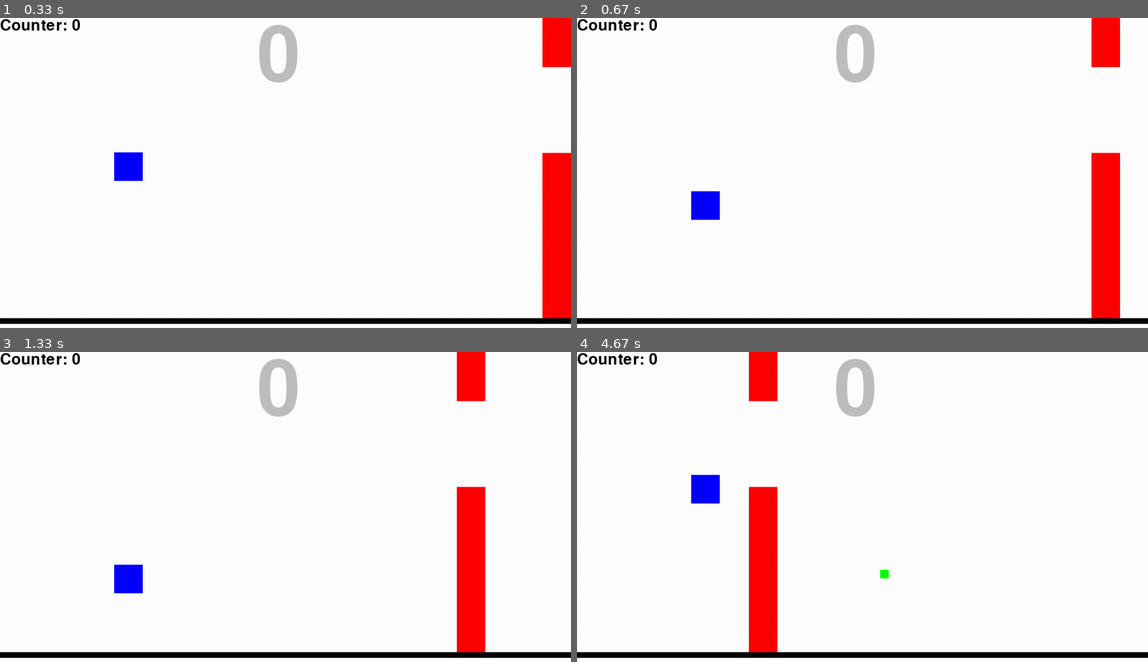
Above: before the commit, frames 1-4 (two rows, left to right).
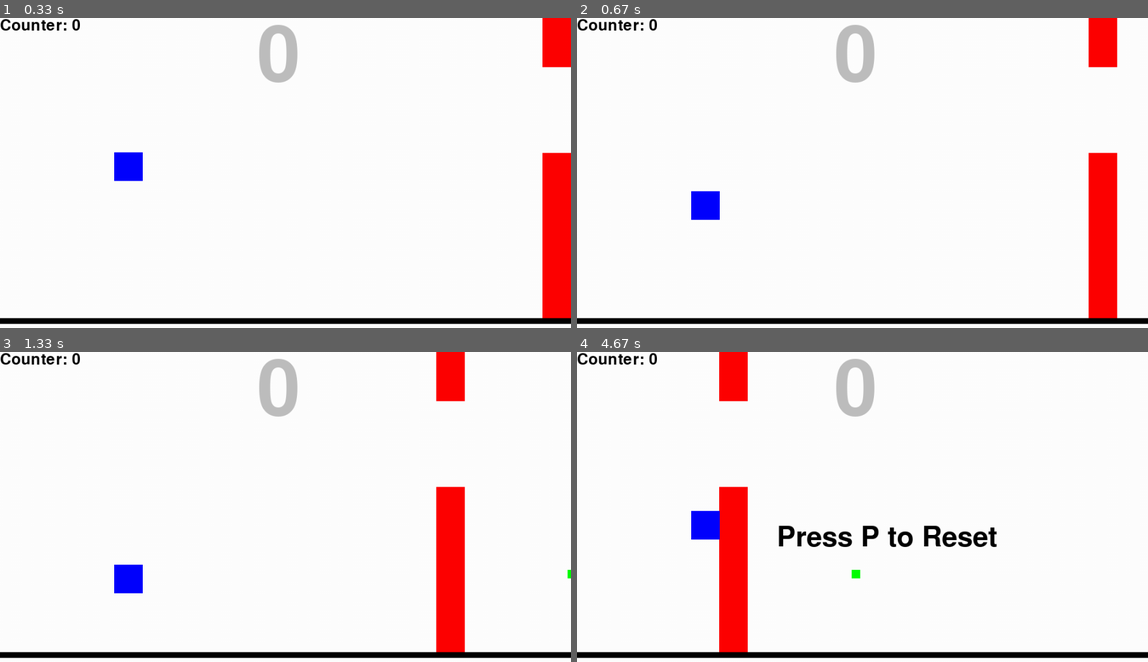
Above: after the commit, the same moments.

Repository: MaximusTrue/Spacedash
Game: pygame game, started from Spacedash.py
The game is run twice, just before and just after one commit, with the same random seed, the same clock (stepped at 60 frames per second) and the same inputs.
Inputs:
- Up to frame 1 (0.33 s): no input
- Up to frame 2 (0.67 s): hold Right from 0.33 s (still down)
- Up to frame 3 (1.33 s): release Right at 0.8 s; hold Up 0.83-1.13 s; tap Space at 0.9, 1.23 s; hold Right from 1.17 s (still down)
- Up to frame 4 (4.67 s): tap Space at 1.53, 1.73, 2.03, 2.3, 2.6, 2.73, 3.13, 3.43, 3.8, 4.1 s; release Right at 1.63 s; hold Left 1.67-2.2 s; hold Left 2.23-2.63 s; hold Up 2.67-3.03 s; hold Right 3.07-3.7 s; hold Left 3.73-4.2 s

Frame 1 is identical in both runs. In frame 2, 0.8% of the frame differs, in the area x 89-96%, y 0-97%; in frame 3, 5.1%; in frame 4, 9.2%, in the area x 20-74%, y 0-97%.

Commit message:
first blackhole working

Diff:
--- a/Spacedash.py
+++ b/Spacedash.py
@@ -50,9 +50,9 @@
 
     #Black Hole
     blackhole = pygame.Vector2()
-    blackhole.xy = random.randint(3, 3) * DISPLAY.get_width(), wall.y - wallClearance # 7-10 good range
+    blackholeRandX = random.randint(7, 7) # 7-10 good range
+    blackhole.xy = 100000, 0
     inBlackHole = False
-
 
     while True:
 
@@ -73,14 +73,12 @@
                 gameVel = gameVel / 2
                 collectableScore -= 5
 
+        print(blackhole.x, wall.x)
         DISPLAY.fill(WHITE)
 
         #Black Hole
-        if blackhole.x < -50:
+        if blackhole.x <= -50:
             blackhole.x = DISPLAY.get_width() * random.randint(7, 10)
-
-        pygame.draw.rect(DISPLAY, "purple", (blackhole.x+5, blackhole.y, 45, DISPLAY.get_height()))
-        blackhole.x = blackhole.x - gameVel
 
         if checkCollision(player.x, player.y, 50, 50, blackhole.x + 50, blackhole.y, 50, DISPLAY.get_height()):
             inBlackHole = True
@@ -95,16 +93,21 @@
             blackholeTimer = 0
             inBlackHole = False
 
-        #Create random obstical
+        #Reset Wall
         if wall.x < -50:
             wall.y = random.randint(75+wallClearance, int(groundHeight - 75)) # - wallClearance
             wall.x = DISPLAY.get_width()
             hasScored = False
-            blackhole.x += 50
-            blackhole.y = 0
-
+            if blackholeRandX - 1 == pointsScored:
+                blackhole.x = wall.x
+
+        pygame.draw.rect(DISPLAY, "purple", (blackhole.x, blackhole.y, 50, DISPLAY.get_height()))
+         #Create random obstical
         pygame.draw.rect(DISPLAY, "red", (wall.x, wall.y, 50, DISPLAY.get_height())) # Bottom
         pygame.draw.rect(DISPLAY, "red", (wall.x, 0, 50, wall.y - wallClearance)) # Top
+
+
+        blackhole.x = blackhole.x - gameVel
 
         wall.x = wall.x - gameVel
 
@@ -167,6 +170,8 @@
             hasScored = True
             gameVel += 1.5*0.1
 
+
+
         #Collectable
         pygame.draw.rect(DISPLAY, "green", (collectable.x, collectable.y, 15, 15))
         collectable.x -= gameVel
@@ -202,6 +207,11 @@
             invincibleTimer = 0
             invincibleTimeout = 0
 
+        if keys[K_LEFT]:
+            gameVel = gameVel - 0.01
+        if keys[K_RIGHT]:
+            gameVel = gameVel + 0.01
+
         pygame.draw.rect(DISPLAY, "white", (0, groundHeight + 10, DISPLAY.get_width(), DISPLAY.get_height() - groundHeight))
         pygame.display.update()
         pygame.time.delay(10)
